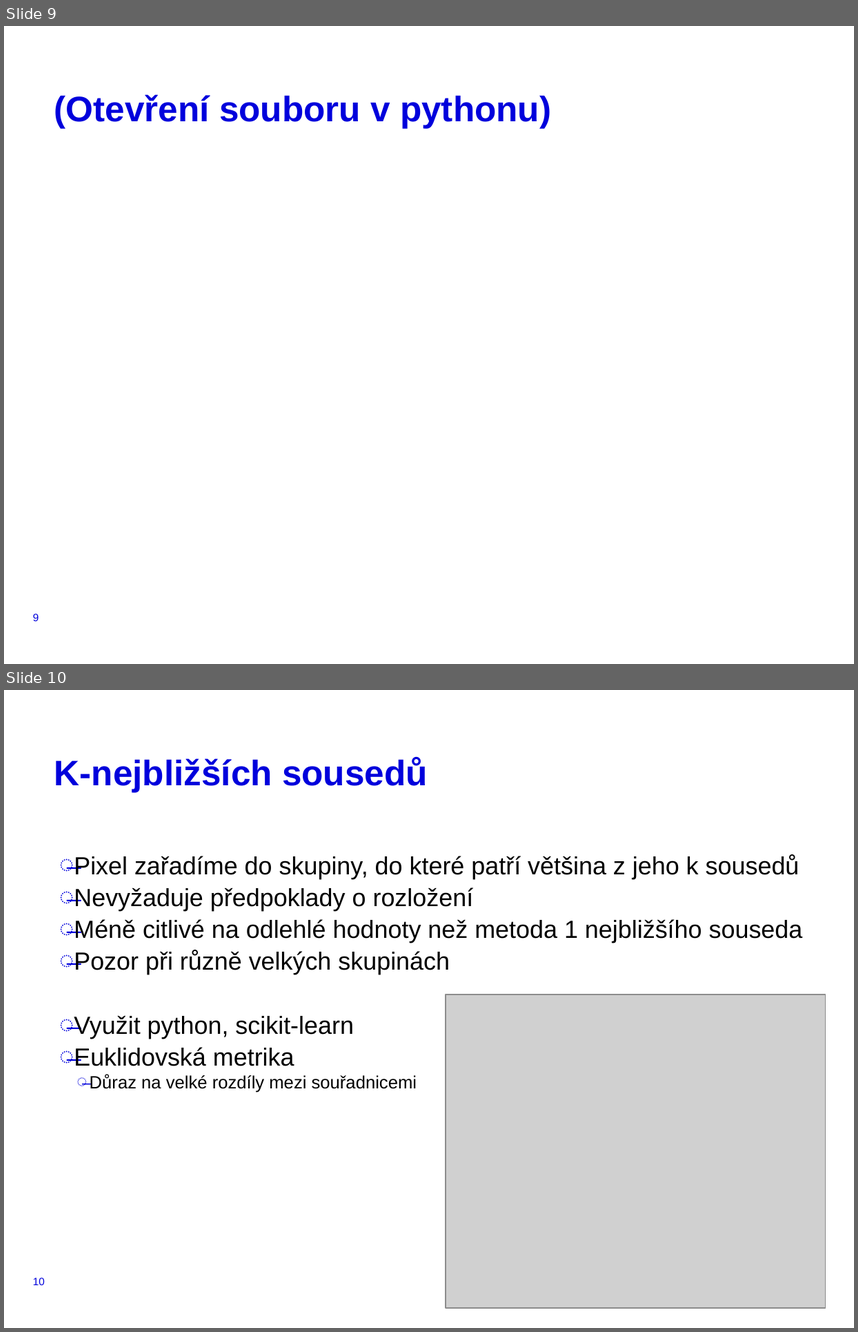
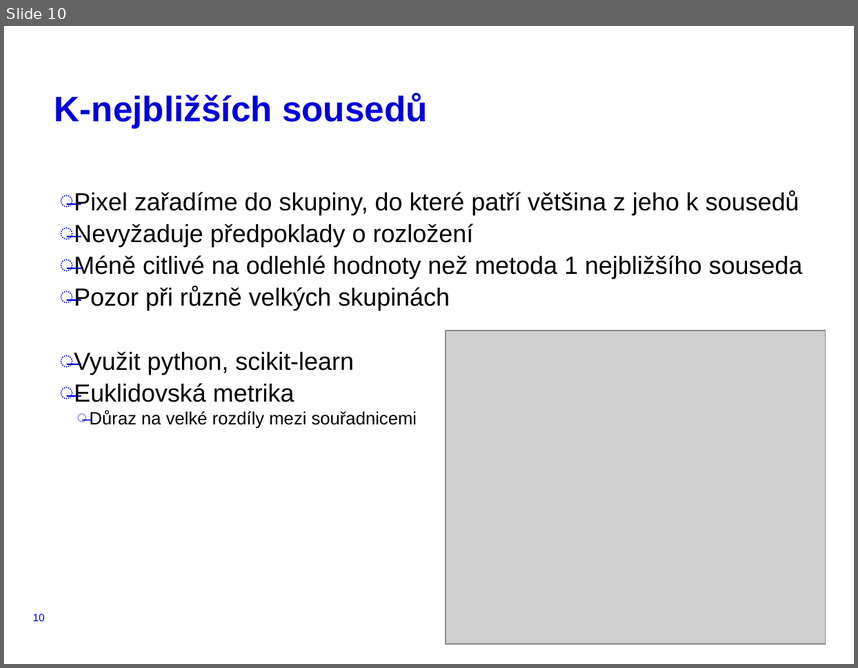
Before and after one commit to llxzy/E4012_rastliny, a slide deck: KAPHS.pptx. Shown one above the other, each under a label of ours: slides 9 and 10 before the commit, slide 10 after it. The pictures are 858x1332 and 858x668 pixels, drawn with LibreOffice and Linux fonts; fonts in the diff are those of the drawing; grey boxes stand for pictures; background and template pictures are left out. Boxes give left, top, right and bottom in pixels: in the first picture for what was removed or moved away, otherwise in the second. Text is boxed around its words. In the diff, an @@ line names an element or a change of style, - is before the commit and + after.

```diff
--- a/KAPHS.pptx
+++ b/KAPHS.pptx
@@ slide 9 removed at bbox=[4, 26, 854, 664], background #FFFFFF @@
@@ title removed at bbox=[54, 94, 551, 128] @@
-(Otevření souboru v pythonu)
@@ page number removed at bbox=[33, 613, 39, 621] @@
-9
```
Also in this commit, not shown: 1 slide changed, 1 slide added, 4 other slides removed.
